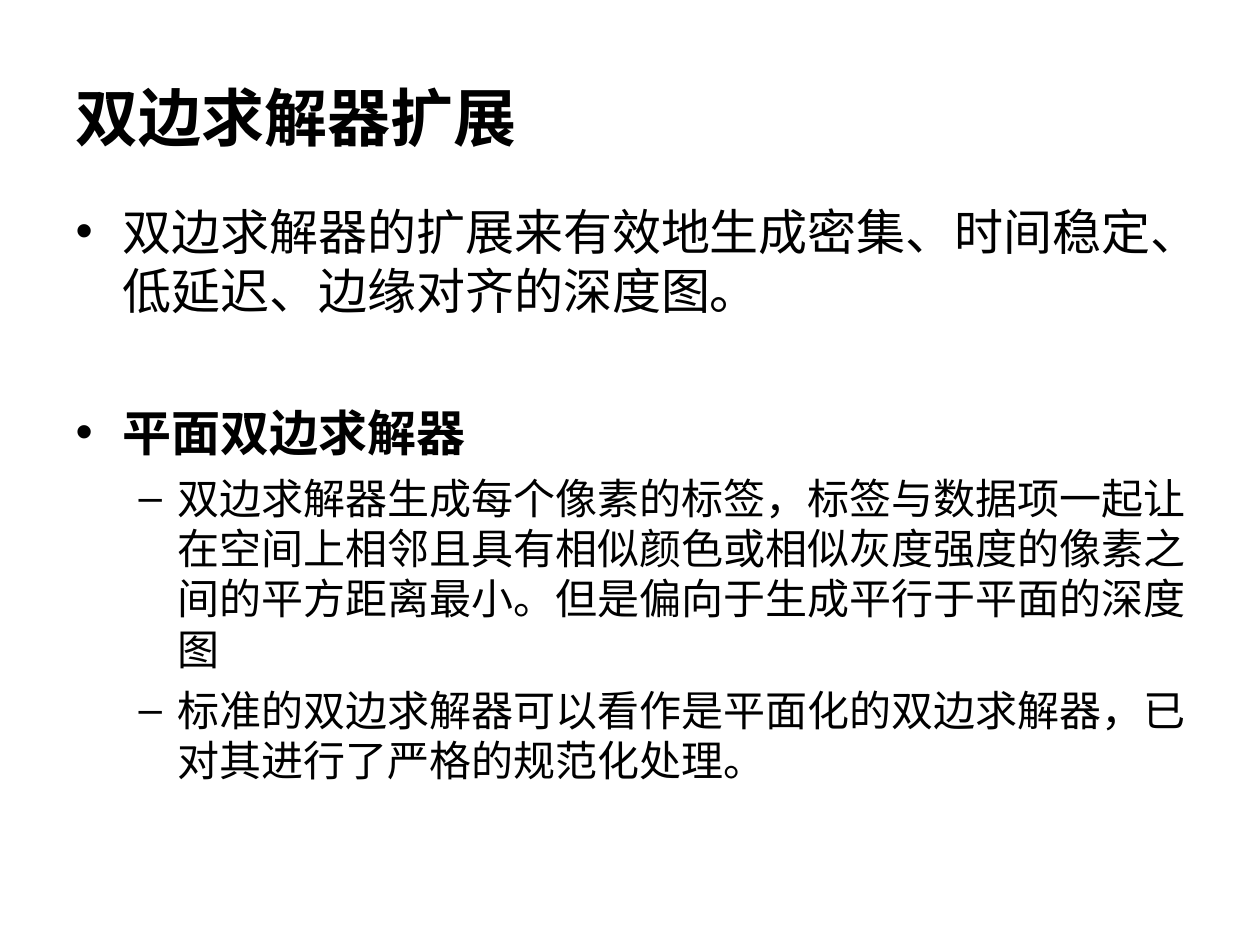
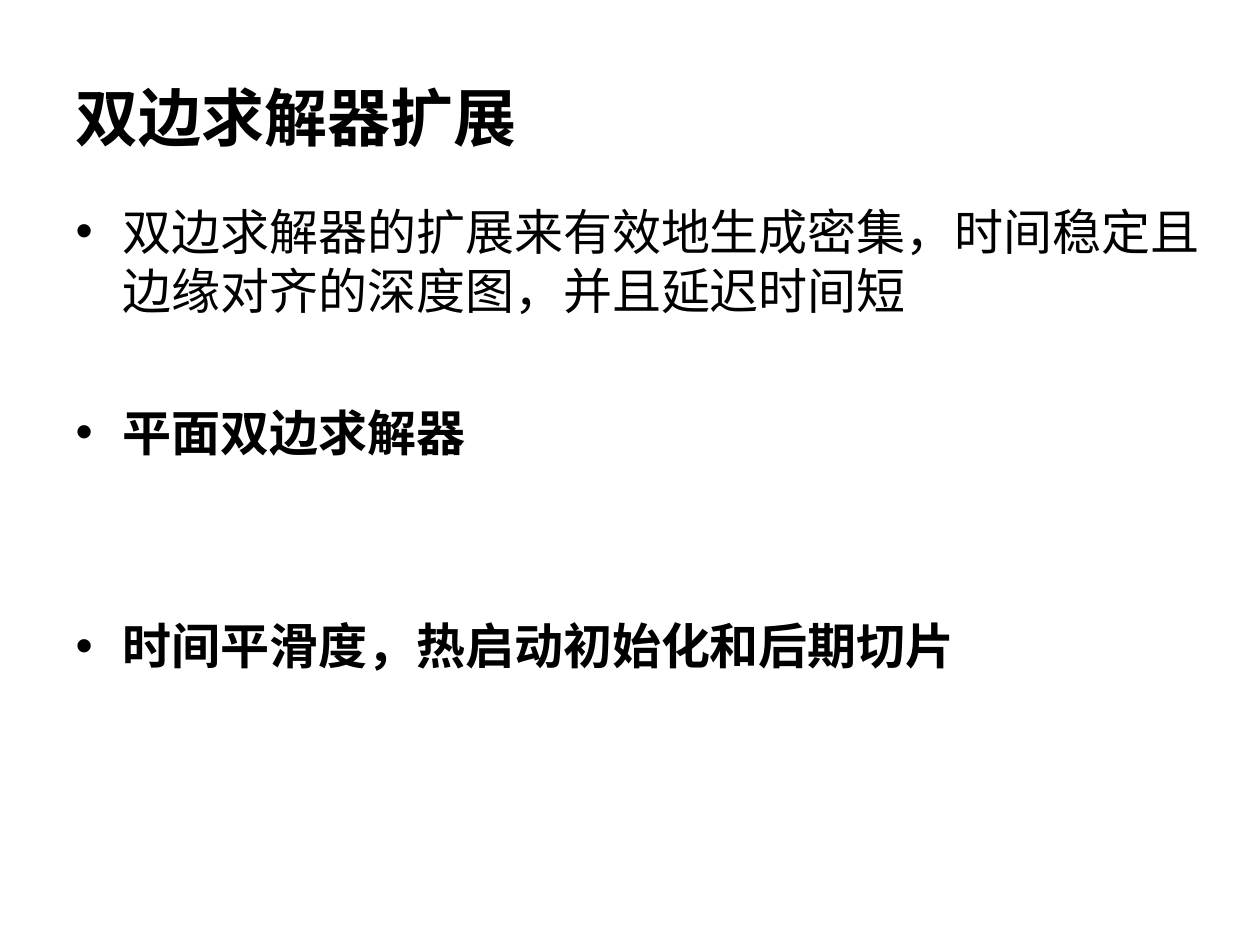
Before and after one commit to 5lyTher1n/graphics2019, a slide deck: slide 7 of 21960540侯保蕾/读书报告/读书报告.ppt. Drawn at 1260x945 pixels with LibreOffice and Linux fonts; fonts in the diff are those of the drawing; background and template pictures are left out. Boxes give left, top, right and bottom in pixels: in the first picture for what was removed or moved away, otherwise in the second. Text is boxed around its words. In the diff, an @@ line names an element or a change of style, - is before the commit and + after.

```diff
--- a/21960540侯保蕾/读书报告/读书报告.ppt
+++ b/21960540侯保蕾/读书报告/读书报告.ppt
@@ text at (123, 208, 1200, 314): text changed @@
-• 双边求解器的扩展来有效地生成密集、时间稳定、低延迟、边缘对齐的深度图。
+• 双边求解器的扩展来有效地生成密集，时间稳定且边缘对齐的深度图，并且延迟时间短
@@ text at (123, 622, 955, 671): text changed; size 24 to 28 pt; bold on @@
-  – 双边求解器生成每个像素的标签，标签与数据项一起让在空间上相邻且具有相似颜色或相似灰度强度的像素之间的平方距离最小。但是偏向于生成平行于平面的深度图
-  – 标准的双边求解器可以看作是平面化的双边求解器，已对其进行了严格的规范化处理。
+• 时间平滑度，热启动初始化和后期切片
```
Also in this commit, not shown: 7 other slides changed, 1 slide removed, 1 other file.
